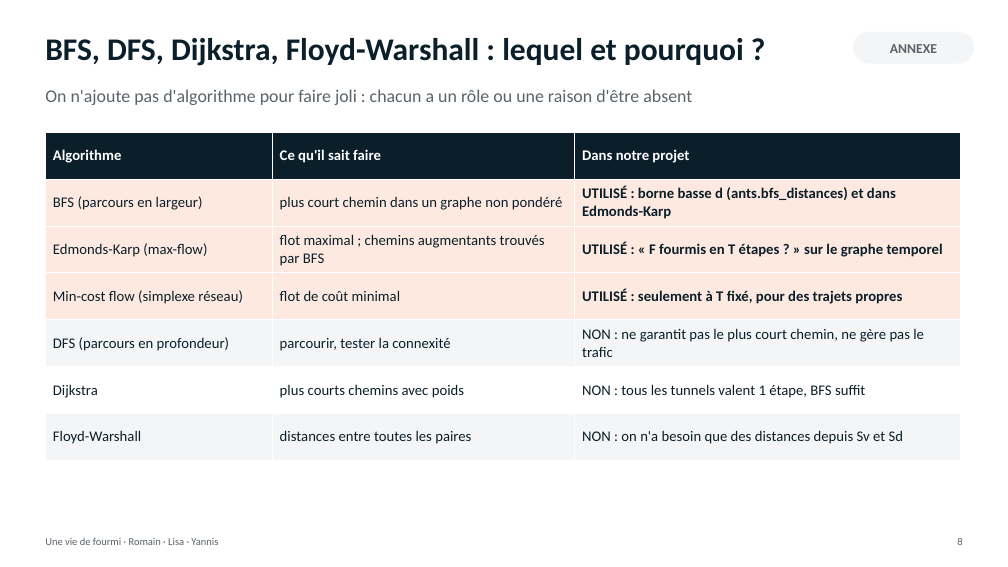
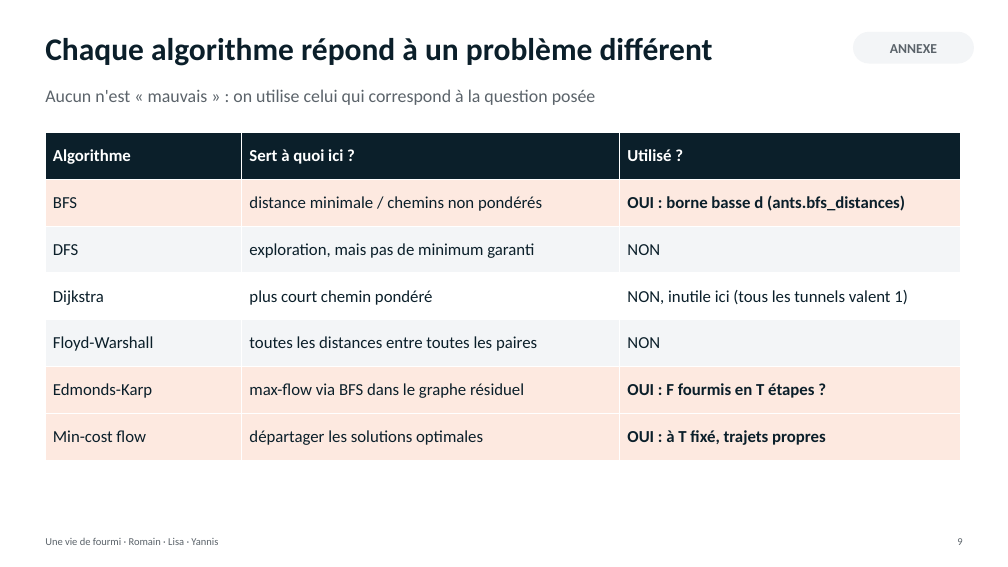
Before and after one commit to RomainJazzar/uneviedefourmi, a slide deck: slide 9 of docs/Presentation_Une_vie_de_fourmi_Romain_Lisa_Yannis.pptx (slide 8 before the commit). Drawn at 1008x567 pixels with LibreOffice and Linux fonts; fonts in the diff are those of the drawing. Boxes give left, top, right and bottom in pixels: in the first picture for what was removed or moved away, otherwise in the second. Text is boxed around its words. In the diff, an @@ line names an element or a change of style, - is before the commit and + after.

```diff
--- a/docs/Presentation_Une_vie_de_fourmi_Romain_Lisa_Yannis.pptx
+++ b/docs/Presentation_Une_vie_de_fourmi_Romain_Lisa_Yannis.pptx
@@ text at bbox=[45, 38, 713, 66]: text changed @@
-BFS, DFS, Dijkstra, Floyd-Warshall : lequel et pourquoi ?
+Chaque algorithme répond à un problème différent
@@ text at bbox=[45, 89, 596, 105]: text changed @@
-On n'ajoute pas d'algorithme pour faire joli : chacun a un rôle ou une raison d'être absent
+Aucun n'est « mauvais » : on utilise celui qui correspond à la question posée
@@ table at bbox=[45, 132, 960, 461] @@
-row 1, column 2: Ce qu'il sait faire
+row 1, column 2: Sert à quoi ici ?
-row 1, column 3: Dans notre projet
+row 1, column 3: Utilisé ?
-row 2: BFS (parcours en largeur) | plus court chemin dans un graphe non pondéré | UTILISÉ : borne basse d (ants.bfs_distances) et dans Edmonds-Karp
+row 2: BFS | distance minimale / chemins non pondérés | OUI : borne basse d (ants.bfs_distances)
-row 3: Edmonds-Karp (max-flow) | flot maximal ; chemins augmentants trouvés par BFS | UTILISÉ : « F fourmis en T étapes ? » sur le graphe temporel
+row 3: DFS | exploration, mais pas de minimum garanti | NON
-row 4: Min-cost flow (simplexe réseau) | flot de coût minimal | UTILISÉ : seulement à T fixé, pour des trajets propres
+row 4: Dijkstra | plus court chemin pondéré | NON, inutile ici (tous les tunnels valent 1)
-row 5: DFS (parcours en profondeur) | parcourir, tester la connexité | NON : ne garantit pas le plus court chemin, ne gère pas le trafic
+row 5: Floyd-Warshall | toutes les distances entre toutes les paires | NON
-row 6: Dijkstra | plus courts chemins avec poids | NON : tous les tunnels valent 1 étape, BFS suffit
+row 6: Edmonds-Karp | max-flow via BFS dans le graphe résiduel | OUI : F fourmis en T étapes ?
-row 7: Floyd-Warshall | distances entre toutes les paires | NON : on n'a besoin que des distances depuis Sv et Sd
+row 7: Min-cost flow | départager les solutions optimales | OUI : à T fixé, trajets propres
@@ fill #FDE9E0 to #F3F5F7 in row 3 @@
@@ fill #FDE9E0 to #FFFFFF in row 4 @@
@@ fill #FFFFFF to #FDE9E0 in row 6 @@
@@ fill #F3F5F7 to #FDE9E0 in row 7 @@
@@ size 14 to 16 pt in "Algorithme" @@
```
Also in this commit, not shown: 10 other slides changed, 1 slide added, 10 other files.
